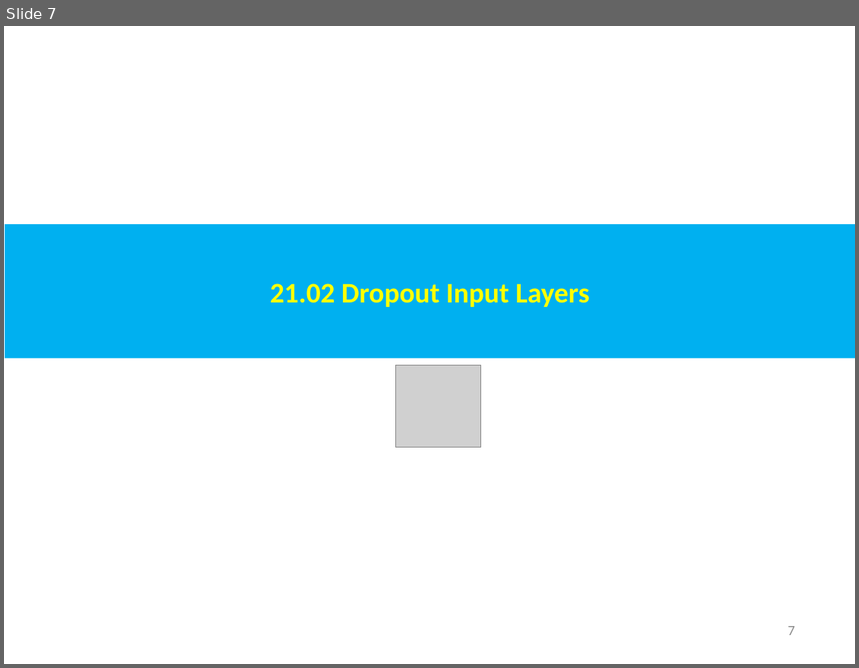
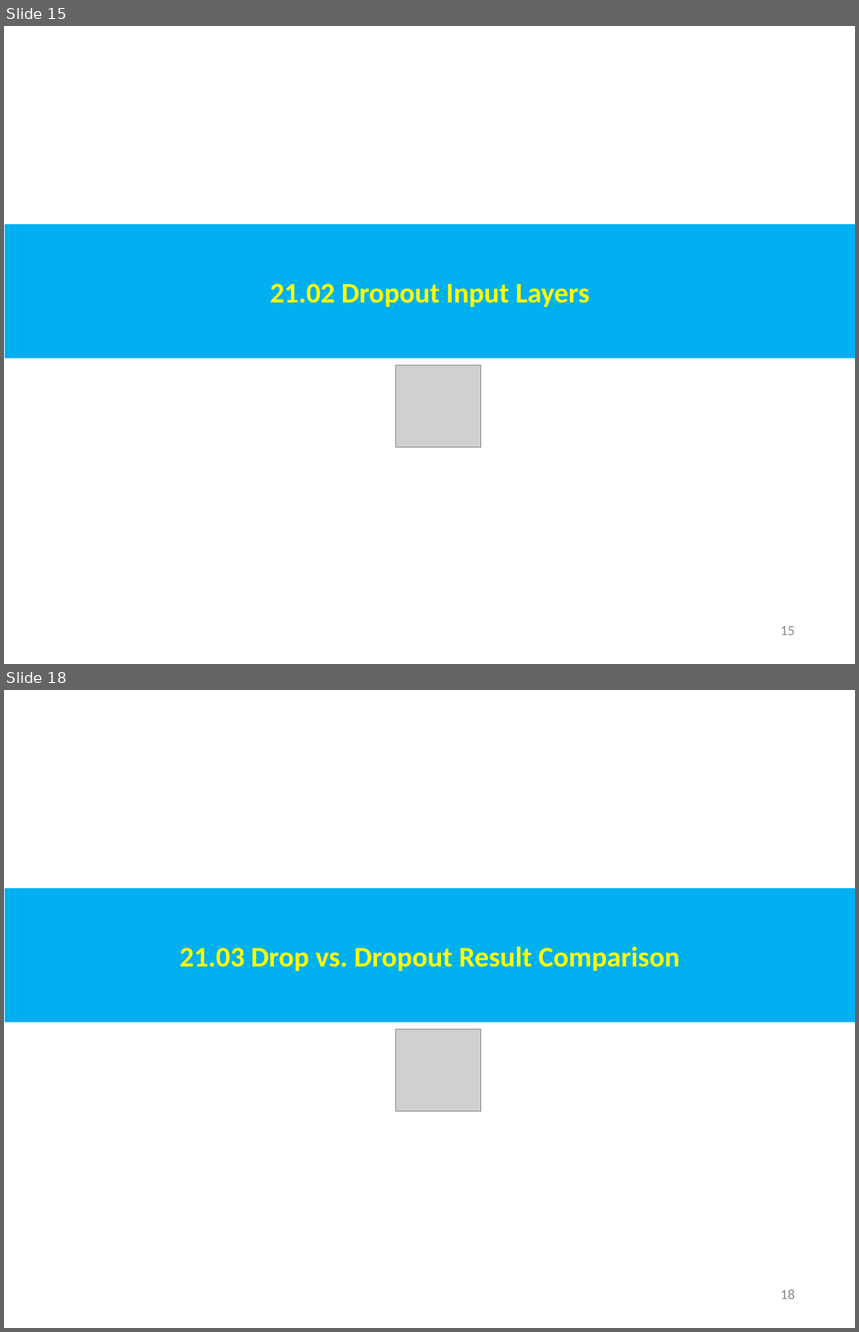
Before and after one commit to peterhchen/AIU_CS512_DL, a slide deck: 000_Lecture_Project/week11/001_Video/21.00_w10_review_Dropout.ppt. Shown one above the other, each under a label of ours: slide 7 before the commit, slides 15 and 18 after it; the slides between them are not shown. The pictures are 859x668 and 859x1332 pixels, drawn with LibreOffice and Linux fonts; fonts in the diff are those of the drawing; grey boxes stand for pictures. Boxes give left, top, right and bottom in pixels: in the first picture for what was removed or moved away, otherwise in the second. Text is boxed around its words. In the diff, an @@ line names an element or a change of style, - is before the commit and + after.

```diff
--- a/000_Lecture_Project/week11/001_Video/21.00_w10_review_Dropout.ppt
+++ b/000_Lecture_Project/week11/001_Video/21.00_w10_review_Dropout.ppt
@@ slide 18 added at bbox=[4, 690, 855, 1328], background #FFFFFF @@
@@ rectangle added at bbox=[5, 888, 855, 1023], fill #00B0F0, 24 pt, text #FFFF00, bold @@
+21.03 Drop vs. Dropout Result Comparison
@@ picture added at bbox=[396, 1030, 481, 1113] @@
@@ page number added at bbox=[781, 1290, 795, 1300], 12 pt, text #8B8B8B @@
+18
@@ what was slide 7 is now slide 15 @@
@@ page number at bbox=[781, 626, 795, 636]: text changed @@
-7
+15
```
Also in this commit, not shown: 7 slides changed, 9 other slides added.
